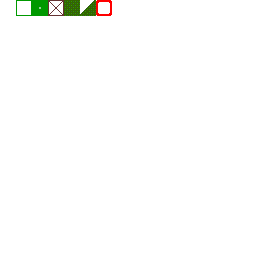
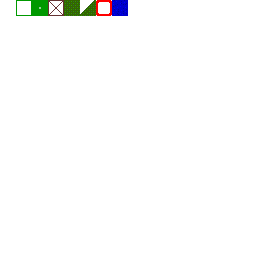
The second (256, 256) image is a revision of the first. Changes to its layers:
added layer "water-full" above "Background" over [112, 0, 128, 16]
